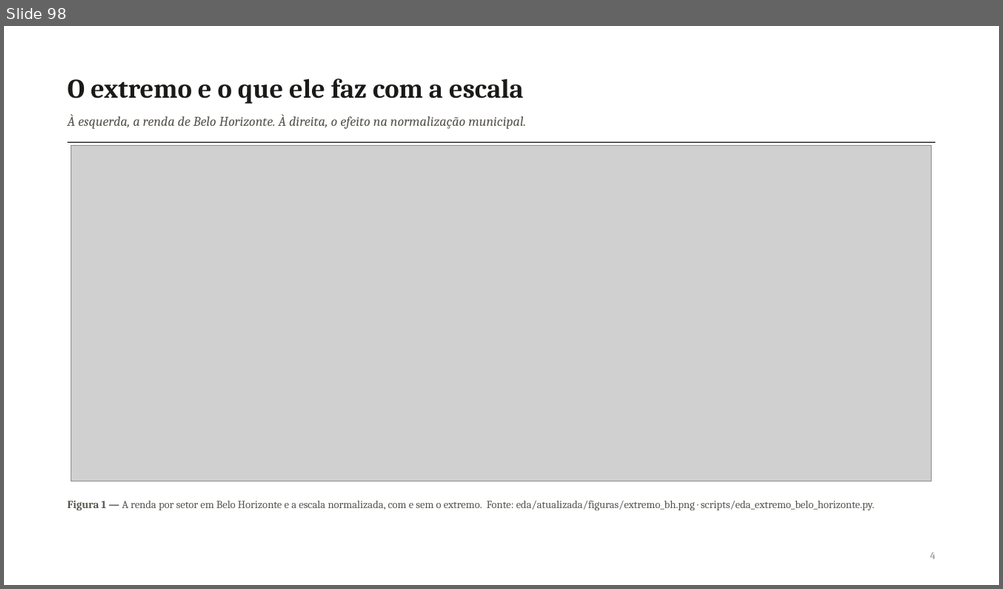
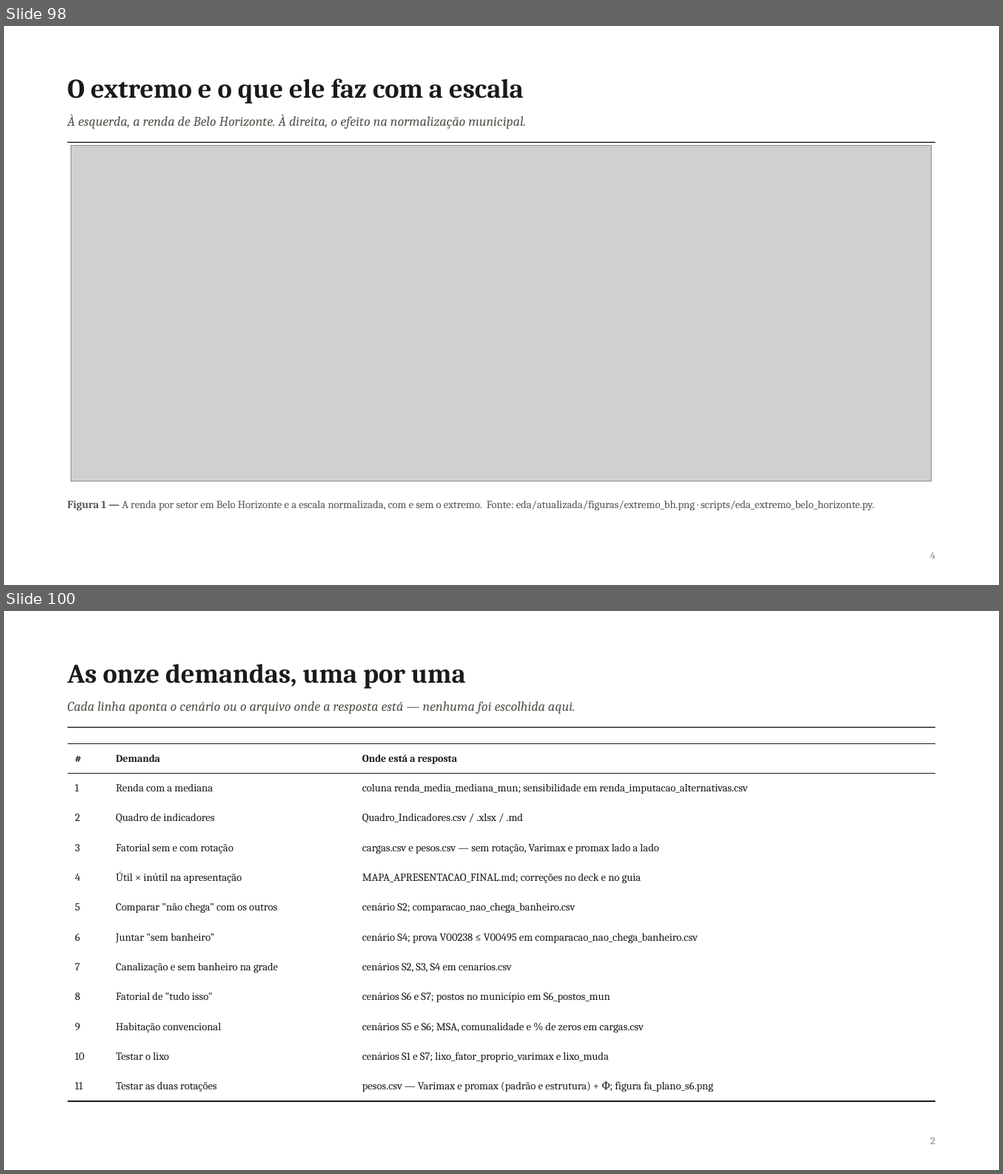
Before and after one commit to pedrinndias/Projeto_IVS_Censo, a slide deck: docs/Apresentacoes_IVS/Analise_Fatorial_NB04_2026-09.pptx. Shown one above the other, each under a label of ours: slide 98 before the commit, slides 98 and 100 after it; the slides between them are not shown. The pictures are 1003x589 and 1003x1174 pixels, drawn with LibreOffice and Linux fonts; fonts in the diff are those of the drawing; grey boxes stand for pictures. Boxes give left, top, right and bottom in pixels: in the first picture for what was removed or moved away, otherwise in the second. Text is boxed around its words. In the diff, an @@ line names an element or a change of style, - is before the commit and + after.

Commit message:
feat(apresentacao): anexa o bloco de slides da fatorial ampliada (4.2.2)
scripts/gerar_slides_fatorial_ampliada.js (novo, no padrão de
gerar_slides_extremo_bh.js/deck_comum.js): 8 slides -- divisoria; as onze
demandas e onde cada resposta esta; a matriz de Spearman ampliada
(figura); a grade de cenarios S0-S7 (n, KMO, Kaiser/Horn, peso Varimax
F1, AUC indice x renda sozinha); o plano fatorial de S6 em tres rotacoes
(figura, conferida rotulo a rotulo antes de usar); o lixo (fator proprio
por cenario e sensibilidade a excluir 1 municipio); a estrutura municipal
(postos dentro do municipio, indice supera a renda sozinha em 2 de 3
cenarios); o que fica para a orientadora decidir. Todo numero sai dos
CSVs de banco_de_dados/eda/fatorial_ampliada/ -- nenhum digitado.

Anexado ao deck real com scripts/juntar_decks.py, a partir da copia do
HEAD anterior (nunca do deck ja anexado): 98 -> 106 slides, 106 notas,
21 EXPLICAR intactas. Validador OOXML da skill pptx contra o HEAD
anterior: as mesmas 3 violacoes de ID (masters duplicados) que ja
existiam antes, zero erros novos. Os 8 slides novos renderizados um a
um (LibreOffice -> PDF -> PNG, via pypdf) e conferidos contra colisao de
texto e tabela fora da margem -- um bug pego nessa conferencia (aspas
duplas da descricao de S6 no CSV, "tudo isso", quebrando o split
ingênuo por ';') e corrigido no leitor de CSV do gerador antes deste
commit. pytest -q: 79 passed (nenhum codigo de src/ mudou).

```diff
--- a/docs/Apresentacoes_IVS/Analise_Fatorial_NB04_2026-09.pptx
+++ b/docs/Apresentacoes_IVS/Analise_Fatorial_NB04_2026-09.pptx
@@ slide 100 added at bbox=[4, 611, 999, 1170], background #FFFFFF @@
@@ text added at bbox=[68, 664, 466, 689], 26 pt, text #1A1A18, bold @@
+As onze demandas, uma por uma
@@ text added at bbox=[68, 701, 575, 714], 13 pt, text #56534C, italic @@
+Cada linha aponta o cenário ou o arquivo onde a resposta está — nenhuma foi escolhida aqui.
@@ line added from (68, 727) to (935, 727), #1A1A18 1 pt @@
@@ table added at bbox=[68, 743, 935, 1096], 12 rows, 3 columns @@
+# | Demanda | Onde está a resposta
+1 | Renda com a mediana | coluna renda_media_mediana_mun; sensibilidade em renda_imputacao_alternativas.csv
+2 | Quadro de indicadores | Quadro_Indicadores.csv / .xlsx / .md
+3 | Fatorial sem e com rotação | cargas.csv e pesos.csv — sem rotação, Varimax e promax lado a lado
+4 | Útil × inútil na apresentação | MAPA_APRESENTACAO_FINAL.md; correções no deck e no guia
+5 | Comparar "não chega" com os outros | cenário S2; comparacao_nao_chega_banheiro.csv
+6 | Juntar "sem banheiro" | cenário S4; prova V00238 ≤ V00495 em comparacao_nao_chega_banheiro.csv
+7 | Canalização e sem banheiro na grade | cenários S2, S3, S4 em cenarios.csv
+8 | Fatorial de "tudo isso" | cenários S6 e S7; postos no município em S6_postos_mun
+9 | Habitação convencional | cenários S5 e S6; MSA, comunalidade e % de zeros em cargas.csv
+10 | Testar o lixo | cenários S1 e S7; lixo_fator_proprio_varimax e lixo_muda
+11 | Testar as duas rotações | pesos.csv — Varimax e promax (padrão e estrutura) + Φ; figura fa_plano_s6.png
@@ text added at bbox=[930, 1137, 935, 1145], 10 pt, text #8B877E @@
+2
```
Also in this commit, not shown: 7 other slides added, 1 other file.
